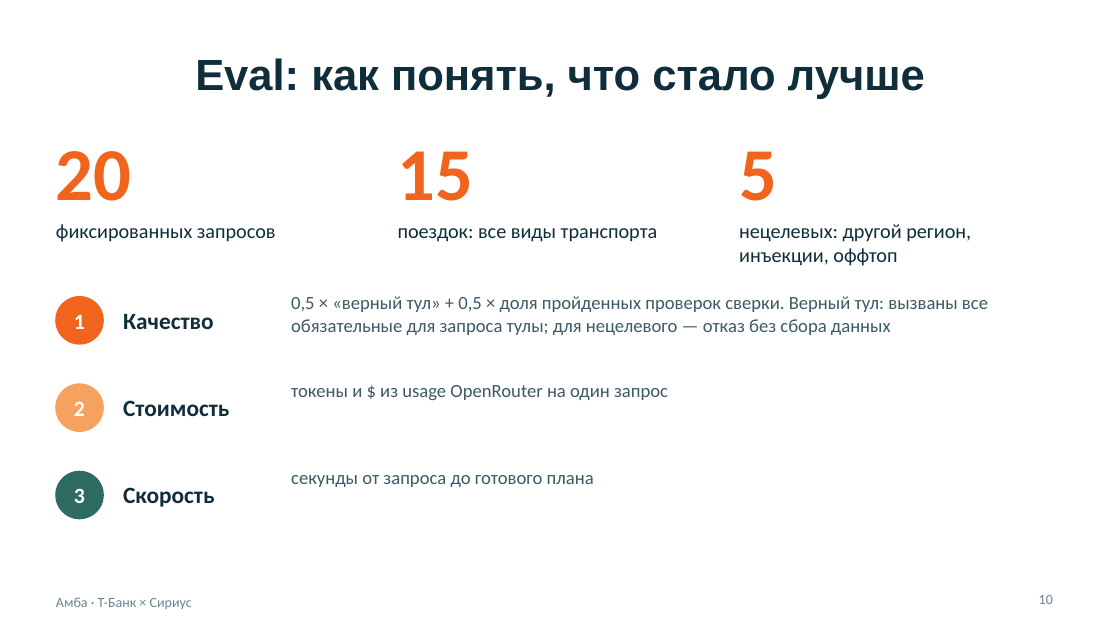
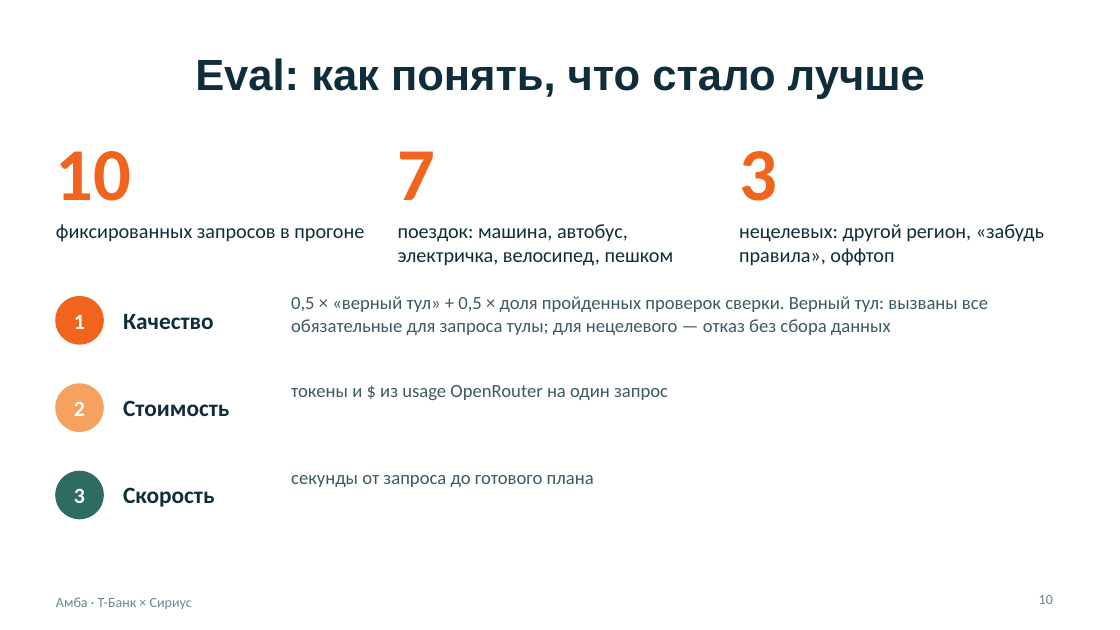
Before and after one commit to BessolitsinGleb/AI-ta, a slide deck: slide 10 of presentation/Amba_Travel_AI.pptx. Drawn at 1120x630 pixels with LibreOffice and Linux fonts; fonts in the diff are those of the drawing. Boxes give left, top, right and bottom in pixels: in the first picture for what was removed or moved away, otherwise in the second. Text is boxed around its words. In the diff, an @@ line names an element or a change of style, - is before the commit and + after.

```diff
--- a/presentation/Amba_Travel_AI.pptx
+++ b/presentation/Amba_Travel_AI.pptx
@@ text at box(56, 151, 132, 201): text changed @@
-20
+10
@@ text at box(398, 151, 436, 200): text changed @@
-15
+7
@@ text at box(739, 151, 777, 201): text changed @@
-5
+3
@@ text at box(56, 224, 364, 242): text changed @@
-фиксированных запросов
+фиксированных запросов в прогоне
@@ text at box(398, 224, 674, 266): text changed @@
-поездок: все виды транспорта
+поездок: машина, автобус, электричка, велосипед, пешком
@@ text at box(739, 224, 1044, 266): text changed @@
-нецелевых: другой регион, инъекции, оффтоп
+нецелевых: другой регион, «забудь правила», оффтоп
```
Also in this commit, not shown: 4 other slides changed, 12 other files.
